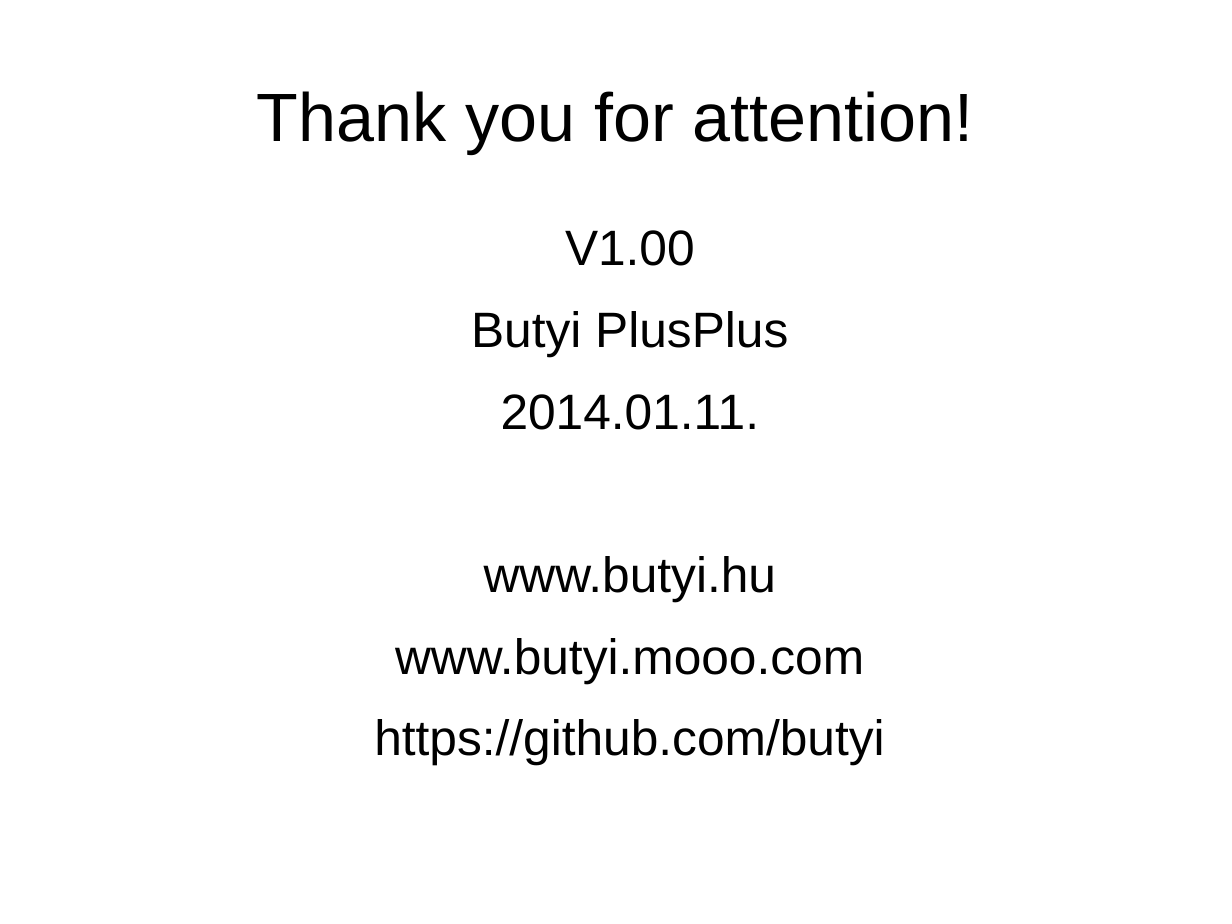
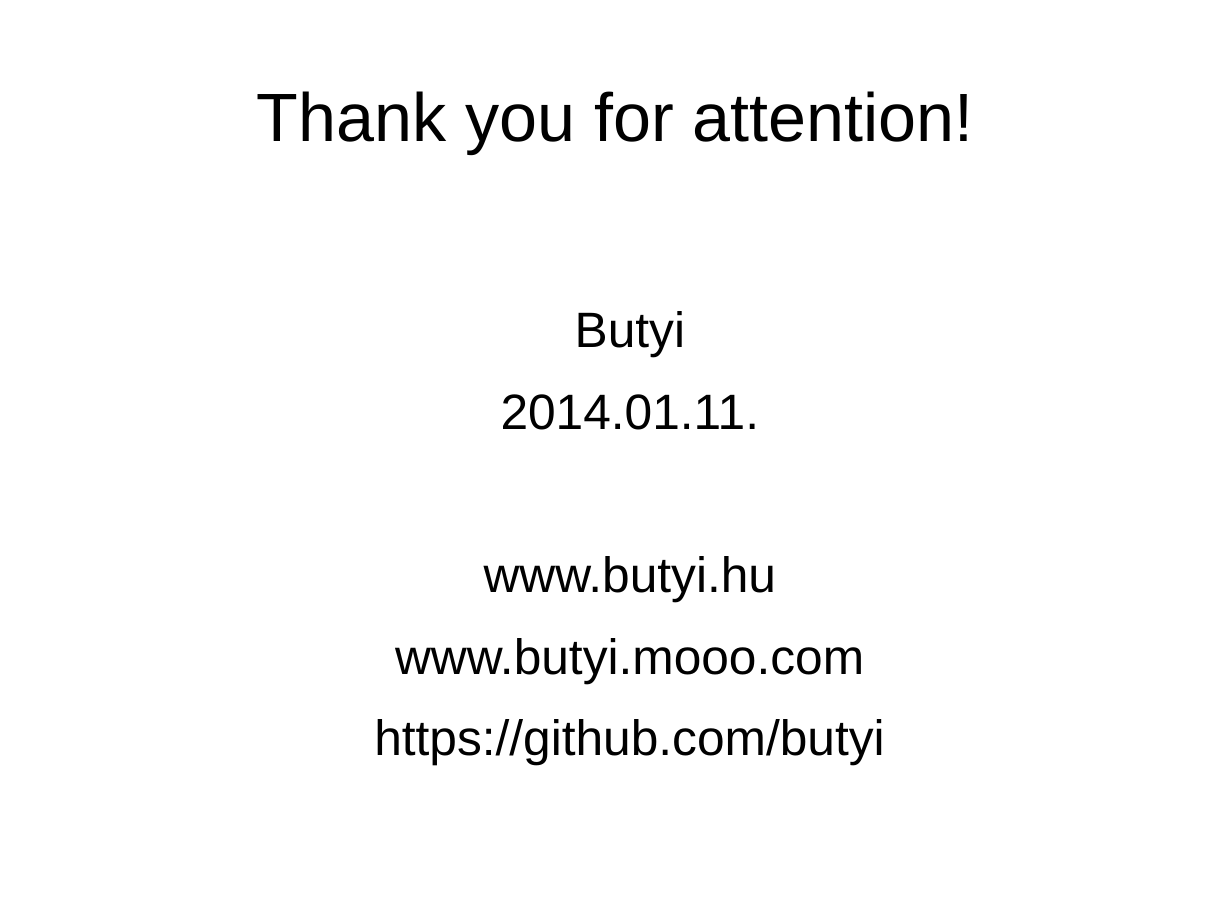
Before and after one commit to butyi/movscan, a slide deck: slide 15 of docs/movscan.odp. Drawn at 1232x924 pixels with LibreOffice and Linux fonts; fonts in the diff are those of the drawing. Boxes give left, top, right and bottom in pixels: in the first picture for what was removed or moved away, otherwise in the second. Text is boxed around its words. In the diff, an @@ line names an element or a change of style, - is before the commit and + after.

```diff
--- a/docs/movscan.odp
+++ b/docs/movscan.odp
@@ text at [575, 311, 685, 357]: text changed @@
-V1.00
-Butyi PlusPlus
+Butyi
```
Also in this commit, not shown: 2 other slides changed, 1 slide added, 1 slide removed.
